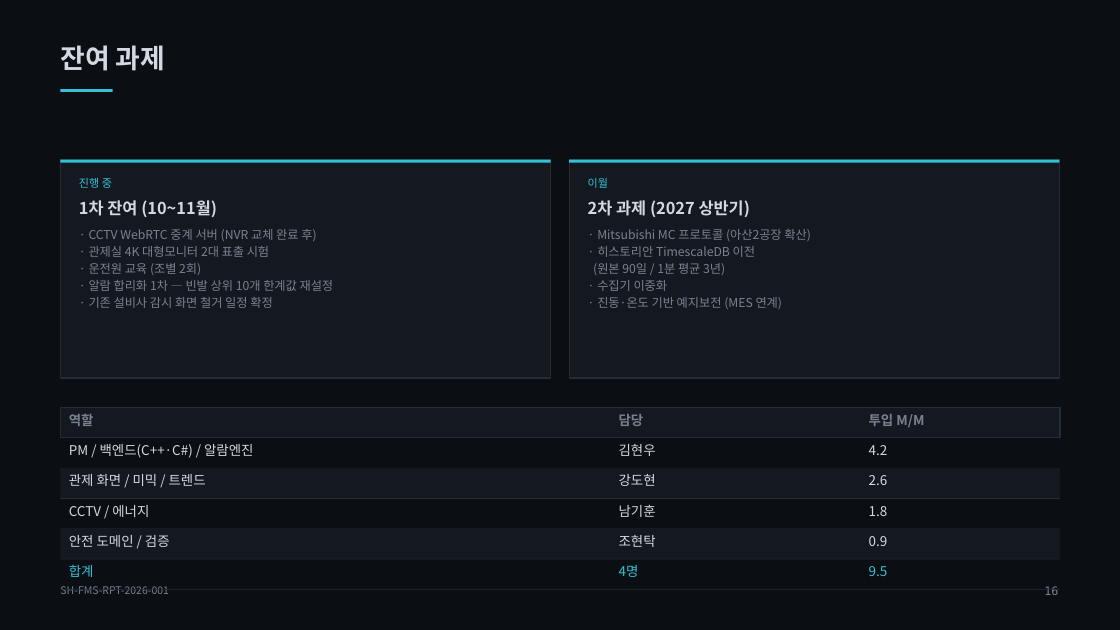
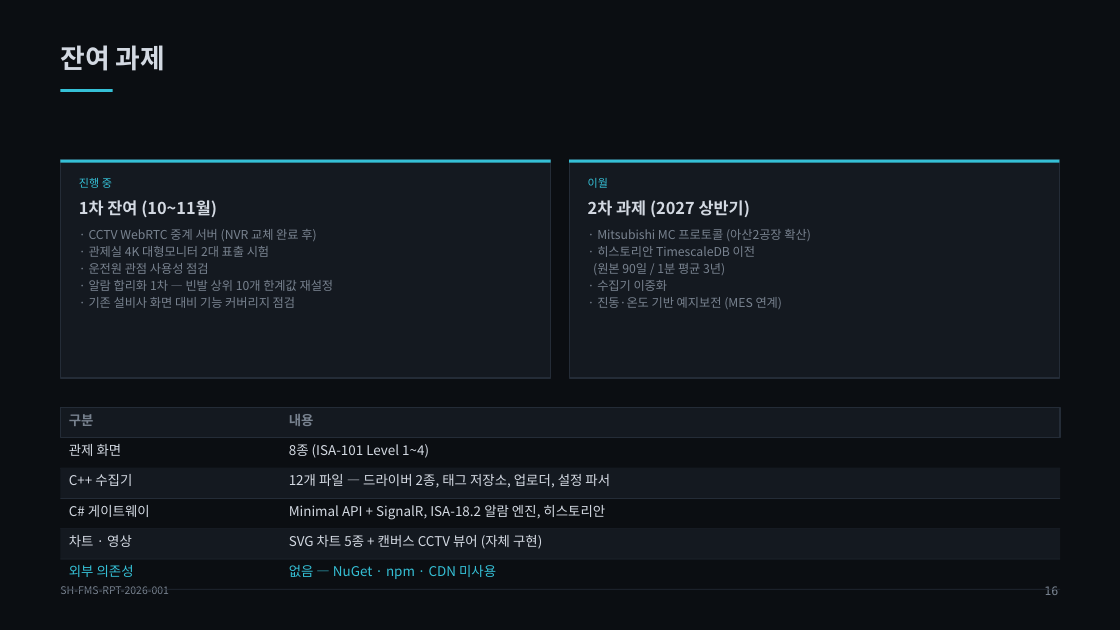
Before and after one commit to gngnll19999-alt/Project-SH-FMS, a slide deck: slide 16 of presentation/SH-FMS_프로젝트보고.pptx. Drawn at 1120x630 pixels with LibreOffice and Linux fonts; fonts in the diff are those of the drawing. Boxes give left, top, right and bottom in pixels: in the first picture for what was removed or moved away, otherwise in the second. Text is boxed around its words. In the diff, an @@ line names an element or a change of style, - is before the commit and + after.

```diff
--- a/presentation/SH-FMS_프로젝트보고.pptx
+++ b/presentation/SH-FMS_프로젝트보고.pptx
@@ text at <box>89,263,208,274</box>: text changed @@
-· 운전원 교육 (조별 2회)
+· 운전원 관점 사용성 점검
@@ text at <box>89,297,295,308</box>: text changed @@
-· 기존 설비사 감시 화면 철거 일정 확정
+· 기존 설비사 화면 대비 기능 커버리지 점검
@@ text removed at <box>69,414,94,426</box> @@
-역할
@@ text added at <box>69,414,94,426</box>, 11.5 pt, text #78828F, bold @@
+구분
@@ text added at <box>289,414,314,426</box>, 11.5 pt, text #78828F, bold @@
+내용
@@ text removed at <box>619,414,644,426</box> @@
-담당
@@ text removed at <box>869,414,924,428</box> @@
-투입 M/M
@@ text at <box>69,444,122,456</box>: text changed @@
-관제 화면 / 미믹 / 트렌드
+관제 화면
@@ text removed at <box>69,444,253,458</box> @@
-PM / 백엔드(C++·C#) / 알람엔진
@@ text added at <box>289,444,429,458</box>, 11.5 pt, text #D3D9E2 @@
+8종 (ISA-101 Level 1~4)
@@ text removed at <box>619,444,656,456</box> @@
-김현우
@@ text removed at <box>869,445,888,455</box> @@
-4.2
@@ text added at <box>69,474,132,486</box>, 11.5 pt, text #D3D9E2 @@
+C++ 수집기
@@ text added at <box>289,474,610,488</box>, 11.5 pt, text #D3D9E2 @@
+12개 파일 — 드라이버 2종, 태그 저장소, 업로더, 설정 파서
@@ text removed at <box>619,474,656,486</box> @@
-강도현
@@ text removed at <box>869,475,888,485</box> @@
-2.6
@@ text removed at <box>69,505,149,517</box> @@
-CCTV / 에너지
@@ text added at <box>69,505,150,517</box>, 11.5 pt, text #D3D9E2 @@
+C# 게이트웨이
@@ text added at <box>289,505,605,520</box>, 11.5 pt, text #D3D9E2 @@
+Minimal API + SignalR, ISA-18.2 알람 엔진, 히스토리안
@@ text removed at <box>619,504,656,517</box> @@
-남기훈
@@ text removed at <box>869,506,888,516</box> @@
-1.8
@@ text removed at <box>69,535,170,547</box> @@
-안전 도메인 / 검증
@@ text added at <box>69,535,132,547</box>, 11.5 pt, text #D3D9E2 @@
+차트 · 영상
@@ text added at <box>289,535,542,549</box>, 11.5 pt, text #D3D9E2 @@
+SVG 차트 5종 + 캔버스 CCTV 뷰어 (자체 구현)
@@ text removed at <box>619,535,656,547</box> @@
-조현탁
@@ text removed at <box>869,536,888,546</box> @@
-0.9
@@ text removed at <box>69,565,94,577</box> @@
-합계
@@ text added at <box>69,565,134,577</box>, 11.5 pt, text #35C0D6 @@
+외부 의존성
@@ text added at <box>289,565,496,579</box>, 11.5 pt, text #35C0D6 @@
+없음 — NuGet · npm · CDN 미사용
@@ text removed at <box>619,565,639,577</box> @@
-4명
@@ text removed at <box>869,566,888,576</box> @@
-9.5
```
Also in this commit, not shown: 2 other slides changed, 12 other files.
